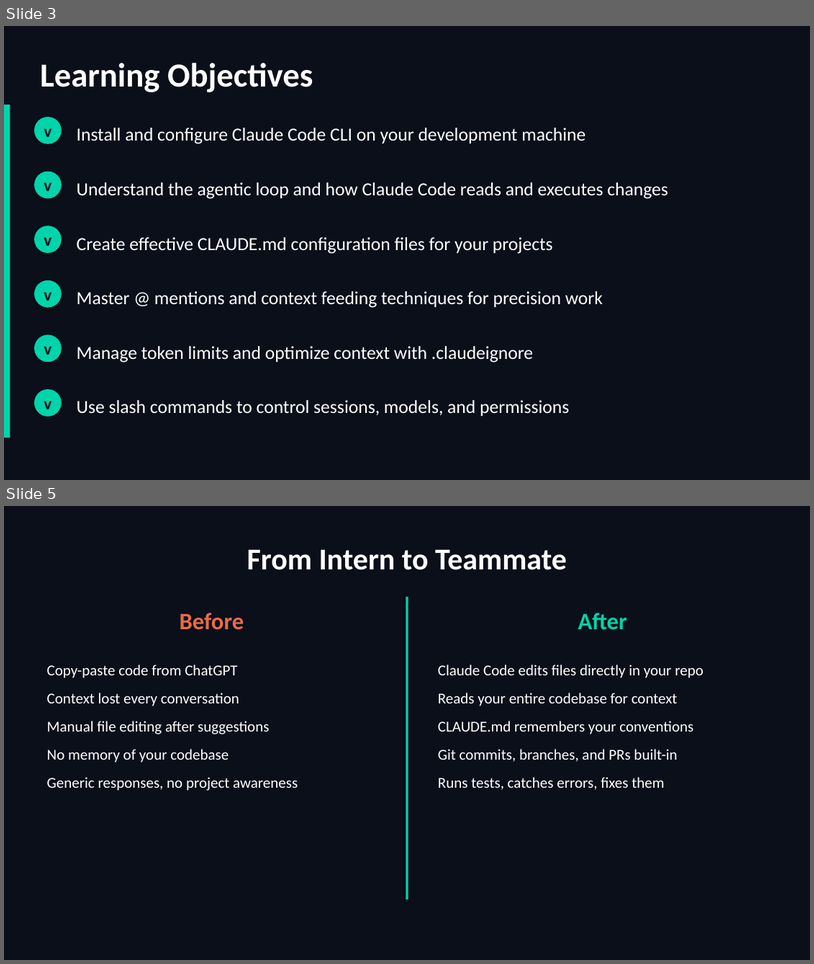
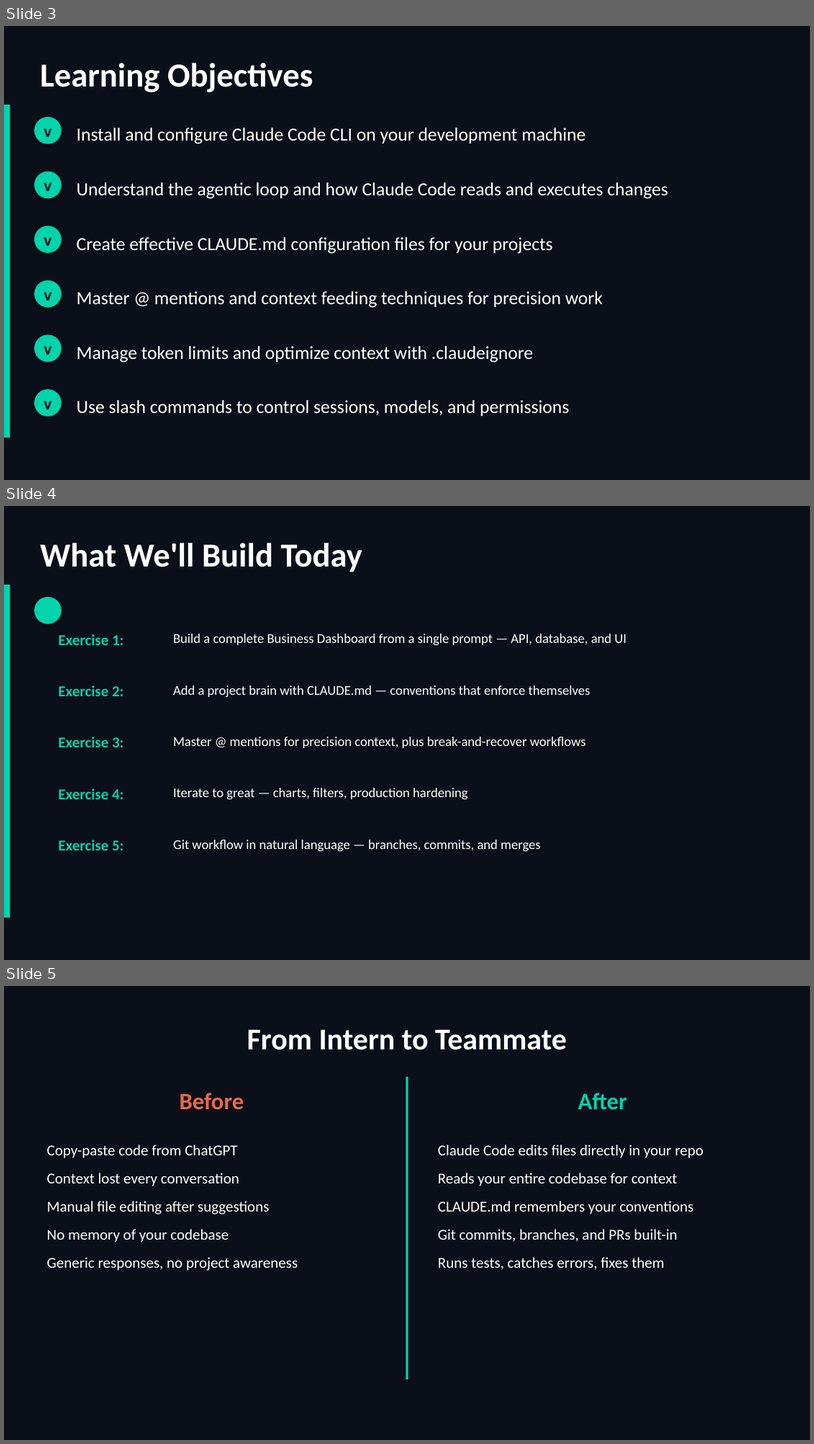
Before and after one commit to scottrhay/AIA-ClaudeCopilot, a slide deck: slides/Day2_Claude_Code_Fundamentals.pptx. Shown one above the other, each under a label of ours: slides 3 and 5 before the commit, slides 3, 4 and 5 after it; the slides between them are not shown. The pictures are 814x964 and 814x1444 pixels, drawn with LibreOffice and Linux fonts; fonts in the diff are those of the drawing. Boxes give left, top, right and bottom in pixels: in the first picture for what was removed or moved away, otherwise in the second. Text is boxed around its words. In the diff, an @@ line names an element or a change of style, - is before the commit and + after.

Commit message:
fix: slide 4 — update What We'll Build Today to match Business Dashboard lab

```diff
--- a/slides/Day2_Claude_Code_Fundamentals.pptx
+++ b/slides/Day2_Claude_Code_Fundamentals.pptx
@@ slide 4 added at bbox=[4, 506, 810, 960], background #0B0F1A @@
@@ text added at bbox=[40, 543, 363, 572], 40 pt, text #FFFFFF, bold @@
+What We'll Build Today
@@ rectangle added at bbox=[4, 584, 10, 917], fill #00D4AA @@
@@ ellipse added at bbox=[34, 597, 62, 624], fill #00D4AA @@
@@ text added at bbox=[58, 634, 124, 645], 18 pt, text #00D4AA, bold @@
+Exercise 1:
@@ text added at bbox=[173, 633, 627, 645], 16 pt, text #FFFFFF @@
+Build a complete Business Dashboard from a single prompt — API, database, and UI
@@ text added at bbox=[58, 685, 124, 696], 18 pt, text #00D4AA, bold @@
+Exercise 2:
@@ text added at bbox=[173, 685, 591, 697], 16 pt, text #FFFFFF @@
+Add a project brain with CLAUDE.md — conventions that enforce themselves
@@ text added at bbox=[58, 736, 124, 747], 18 pt, text #00D4AA, bold @@
+Exercise 3:
@@ text added at bbox=[173, 736, 586, 748], 16 pt, text #FFFFFF @@
+Master @ mentions for precision context, plus break-and-recover workflows
@@ text added at bbox=[58, 788, 124, 799], 18 pt, text #00D4AA, bold @@
+Exercise 4:
@@ text added at bbox=[173, 788, 468, 800], 16 pt, text #FFFFFF @@
+Iterate to great — charts, filters, production hardening
@@ text added at bbox=[58, 839, 124, 850], 18 pt, text #00D4AA, bold @@
+Exercise 5:
@@ text added at bbox=[173, 839, 540, 851], 16 pt, text #FFFFFF @@
+Git workflow in natural language — branches, commits, and merges
```
Also in this commit, not shown: 1 slide changed, 1 slide removed.
